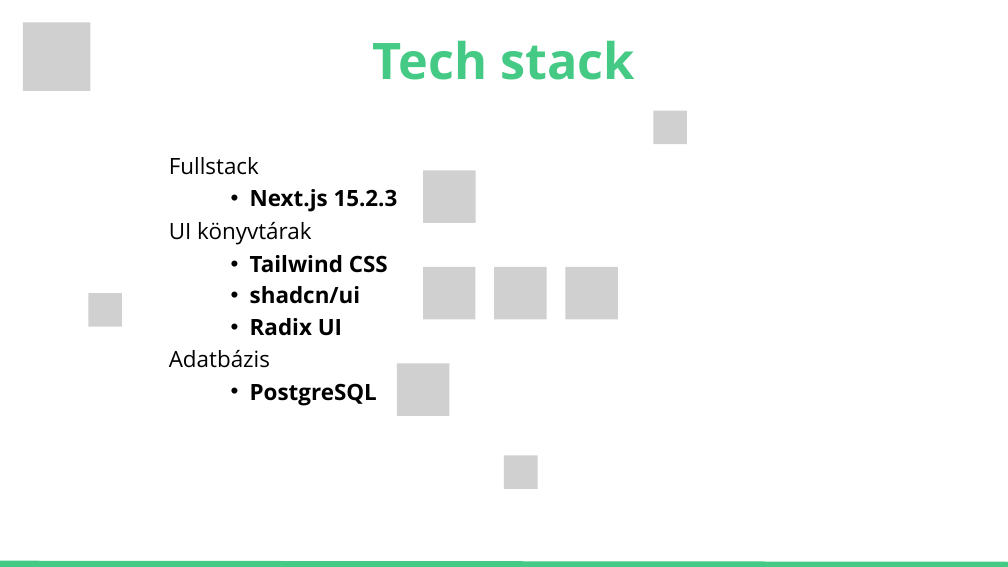
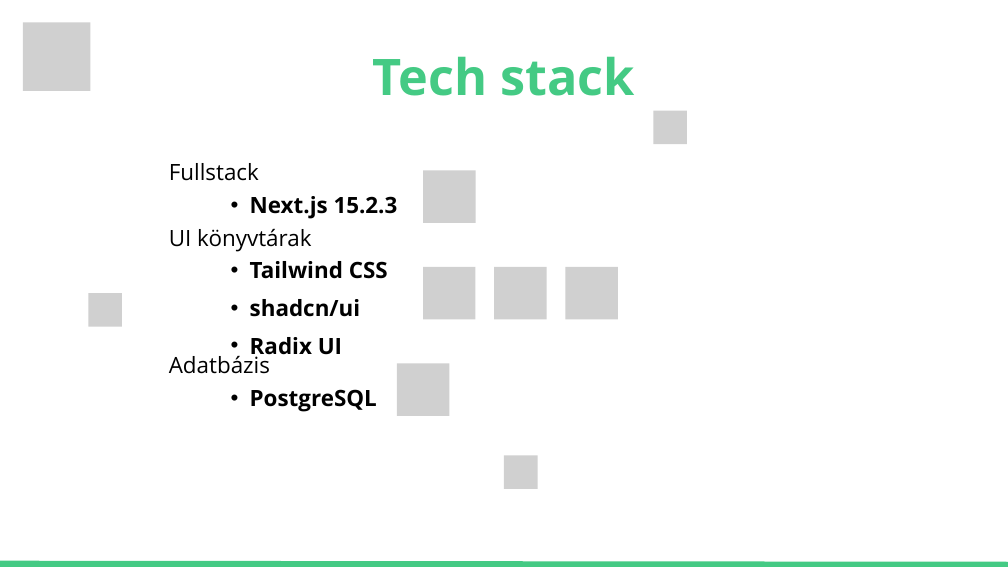
Before and after one commit to janoscsordas/planit-vizsgaremek-osszes, a slide deck: slide 4 of Planitapp presentation.pptx. Drawn at 1008x567 pixels with LibreOffice and Linux fonts; fonts in the diff are those of the drawing; grey boxes stand for pictures. Boxes give left, top, right and bottom in pixels: in the first picture for what was removed or moved away, otherwise in the second. Text is boxed around its words. In the diff, an @@ line names an element or a change of style, - is before the commit and + after.

```diff
--- a/Planitapp presentation.pptx
+++ b/Planitapp presentation.pptx
@@ text "Tech stack": place and size @@
-text "Tech stack" at [373,40,635,80]
+text "Tech stack" at [373,56,635,96]
@@ text "Tech stack" at [373,56,635,96]: line spacing 100.8pt to 1.4 @@
@@ line spacing 44.8pt to 1.4 in 6 elements at [250,261,388,359], [169,163,259,181], [169,353,270,374], [250,389,377,411], [250,196,398,218], [169,228,311,251] @@
```
Also in this commit, not shown: 10 other slides changed.
